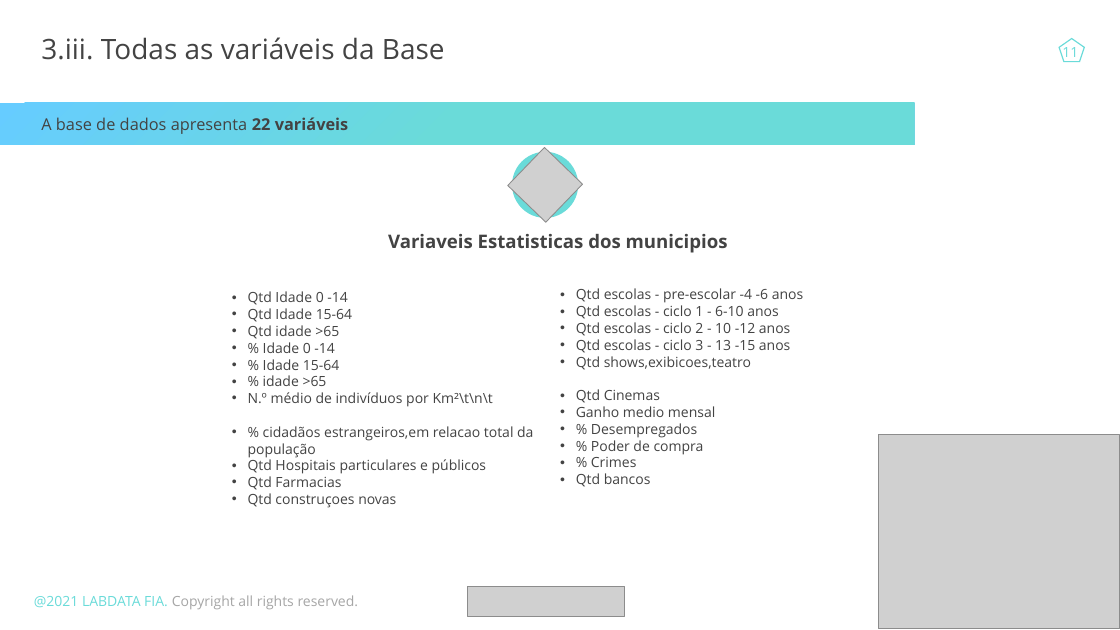
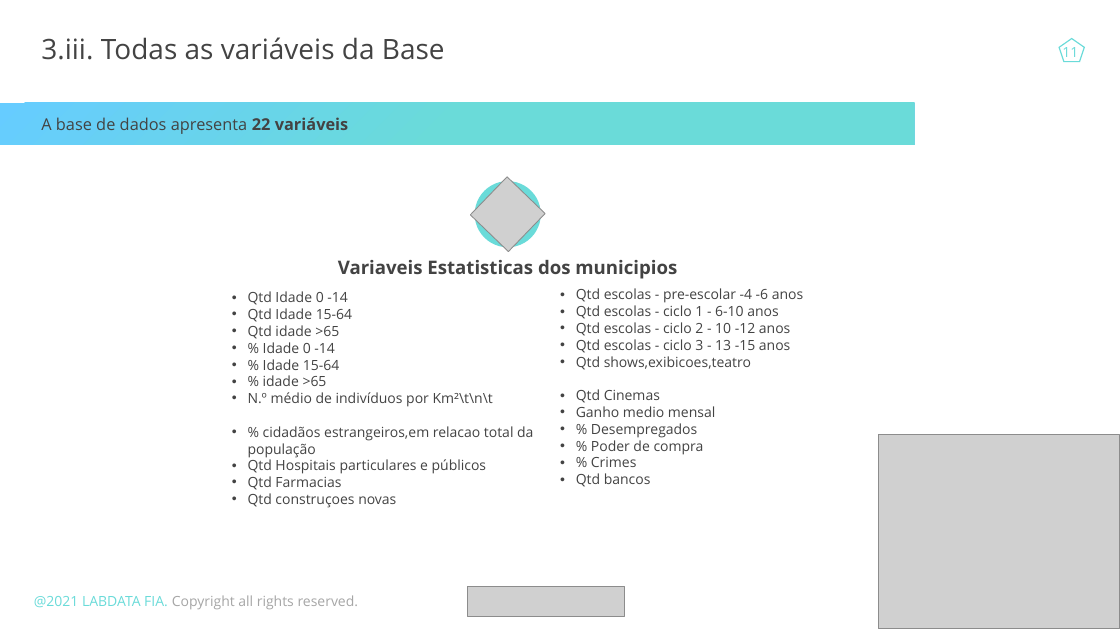
Before and after one commit to johnosd/MPAlugueisLisboa, a slide deck: slide 11 of Docs/TCC John Costa.pptx. Drawn at 1120x630 pixels with LibreOffice and Linux fonts; fonts in the diff are those of the drawing; grey boxes stand for pictures. Boxes give left, top, right and bottom in pixels: in the first picture for what was removed or moved away, otherwise in the second. Text is boxed around its words. In the diff, an @@ line names an element or a change of style, - is before the commit and + after.

```diff
--- a/Docs/TCC John Costa.pptx
+++ b/Docs/TCC John Costa.pptx
@@ picture: place and size @@
-picture at <box>508,148,583,223</box>
+picture at <box>470,177,545,252</box>
@@ ellipse: place and size @@
-ellipse at <box>513,152,579,218</box>
+ellipse at <box>475,181,541,248</box>
@@ text "Variaveis Estatisticas dos municipios": place and size @@
-text "Variaveis Estatisticas dos municipios" at <box>388,234,728,253</box>
+text "Variaveis Estatisticas dos municipios" at <box>338,260,677,279</box>
```
Also in this commit, not shown: 10 other slides changed, 4 other files.
